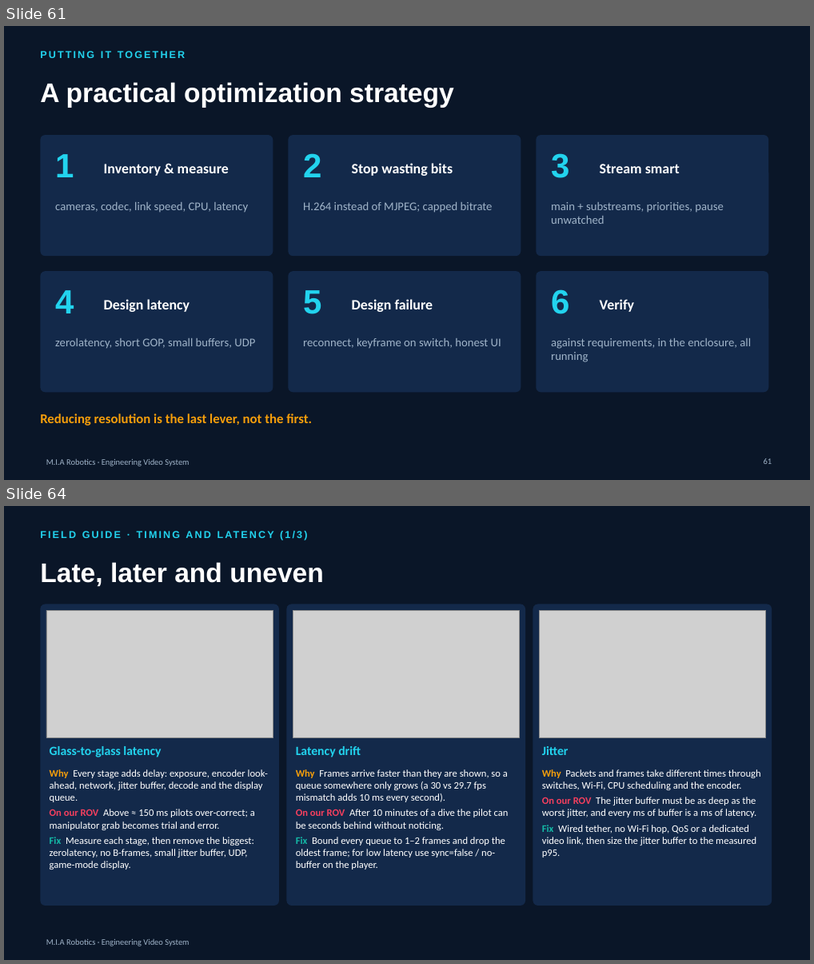
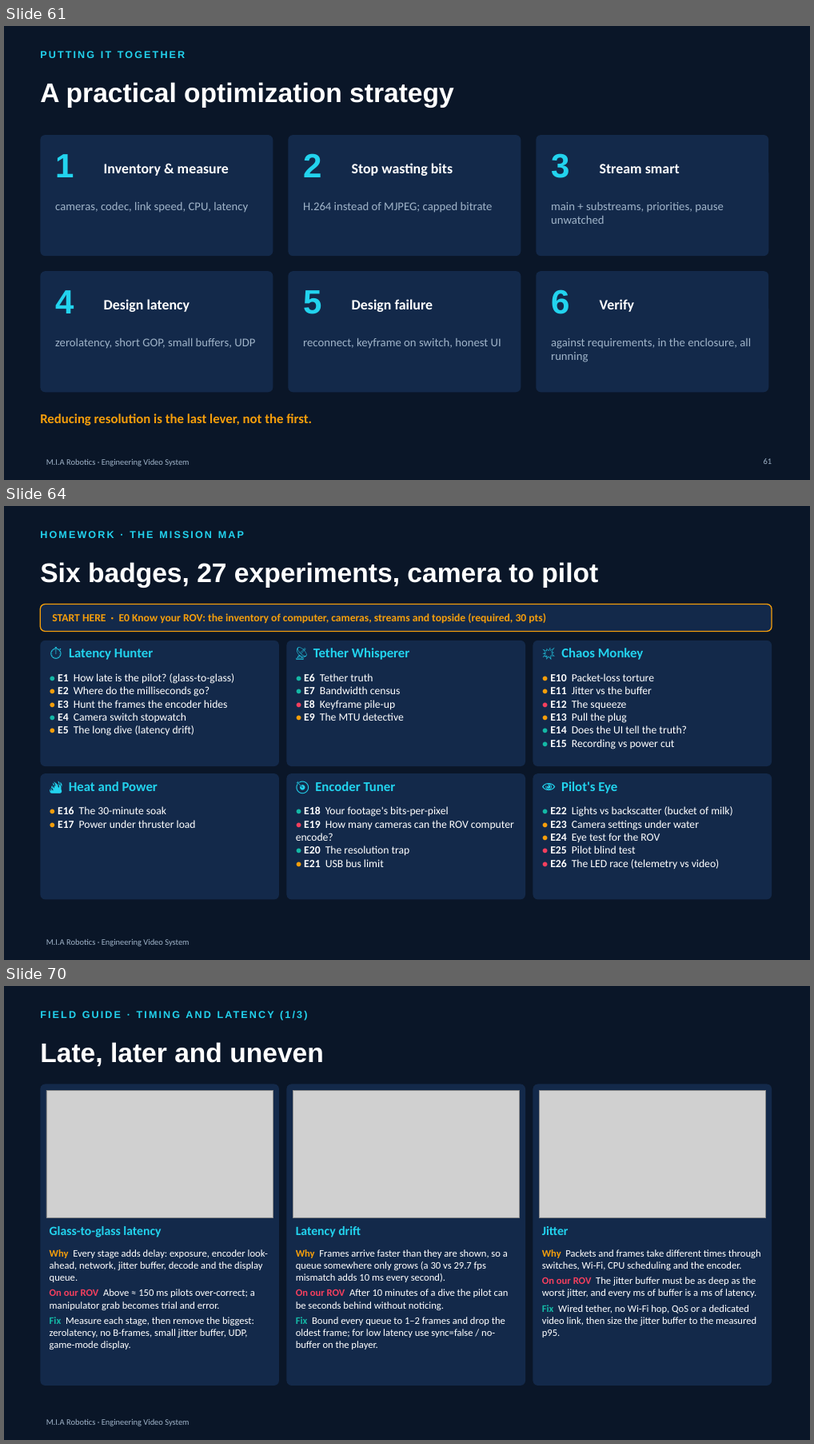
Before and after one commit to YoussefAbbas2001/video-streaming, a slide deck: presentation/MIA_Video_Streaming.pptx. Shown one above the other, each under a label of ours: slides 61 and 64 before the commit, slides 61, 64 and 70 after it; the slides between them are not shown. The pictures are 814x964 and 814x1444 pixels, drawn with LibreOffice and Linux fonts; fonts in the diff are those of the drawing; grey boxes stand for pictures; background and template pictures are left out. Boxes give left, top, right and bottom in pixels: in the first picture for what was removed or moved away, otherwise in the second. Text is boxed around its words. In the diff, an @@ line names an element or a change of style, - is before the commit and + after.

```diff
--- a/presentation/MIA_Video_Streaming.pptx
+++ b/presentation/MIA_Video_Streaming.pptx
@@ slide 64 added at [4, 506, 810, 960], background #0A1628; not listed: 1 template element that a slide beside it also shows @@
@@ text added at [40, 531, 244, 538], 12 pt, text #22D3EE, bold @@
+HOMEWORK · THE MISSION MAP
@@ title added at [40, 562, 598, 588], 32 pt, text #FFFFFF, bold @@
+Six badges, 27 experiments, camera to pilot
@@ rounded rectangle added at [40, 604, 772, 632], fill #13294A, outline #F59E0B 1.25 pt @@
@@ text added at [52, 613, 546, 623], 13 pt, text #F59E0B, bold @@
+START HERE · E0 Know your ROV: the inventory of computer, cameras, streams and topside (required, 30 pts)
@@ rounded rectangle added at [40, 640, 279, 766], fill #13294A @@
@@ text added at [69, 648, 153, 660], 16 pt, text #22D3EE, bold @@
+⏱ Latency Hunter
@@ rounded rectangle added at [286, 640, 526, 766], fill #13294A @@
@@ text added at [314, 648, 410, 660], 16 pt, text #22D3EE, bold @@
+📡 Tether Whisperer
@@ rounded rectangle added at [534, 640, 772, 766], fill #13294A @@
@@ text added at [562, 648, 643, 660], 16 pt, text #22D3EE, bold @@
+💥 Chaos Monkey
@@ text added at [58, 673, 235, 736], 13 pt, text #FFFFFF @@
+● E1 How late is the pilot? (glass-to-glass)
+● E2 Where do the milliseconds go?
+● E3 Hunt the frames the encoder hides
+● E4 Camera switch stopwatch
+● E5 The long dive (latency drift)
@@ text added at [304, 673, 404, 720], 13 pt, text #FFFFFF @@
+● E6 Tether truth
+● E7 Bandwidth census
+● E8 Keyframe pile-up
+● E9 The MTU detective
@@ text added at [550, 673, 687, 749], 13 pt, text #FFFFFF @@
+● E10 Packet-loss torture
+● E11 Jitter vs the buffer
+● E12 The squeeze
+● E13 Pull the plug
+● E14 Does the UI tell the truth?
+● E15 Recording vs power cut
@@ rounded rectangle added at [40, 773, 279, 900], fill #13294A @@
@@ text added at [69, 781, 158, 791], 16 pt, text #22D3EE, bold @@
+🔥 Heat and Power
@@ rounded rectangle added at [286, 773, 526, 900], fill #13294A @@
@@ text added at [315, 781, 396, 791], 16 pt, text #22D3EE, bold @@
+🎯 Encoder Tuner
@@ rounded rectangle added at [534, 773, 772, 900], fill #13294A @@
@@ text added at [562, 781, 618, 793], 16 pt, text #22D3EE, bold @@
+👁 Pilot's Eye
@@ text added at [58, 806, 196, 828], 13 pt, text #FFFFFF @@
+● E16 The 30-minute soak
+● E17 Power under thruster load
@@ text added at [296, 806, 514, 867], 13 pt, text #FFFFFF @@
+● E18 Your footage's bits-per-pixel
+● E19 How many cameras can the ROV computer encode?
+● E20 The resolution trap
+● E21 USB bus limit
@@ text added at [550, 806, 733, 868], 13 pt, text #FFFFFF @@
+● E22 Lights vs backscatter (bucket of milk)
+● E23 Camera settings under water
+● E24 Eye test for the ROV
+● E25 Pilot blind test
+● E26 The LED race (telemetry vs video)
@@ what was slide 64 is now slide 70 @@
```
Also in this commit, not shown: 2 slides changed, 6 other slides added, 1 slide removed, 38 other files.
